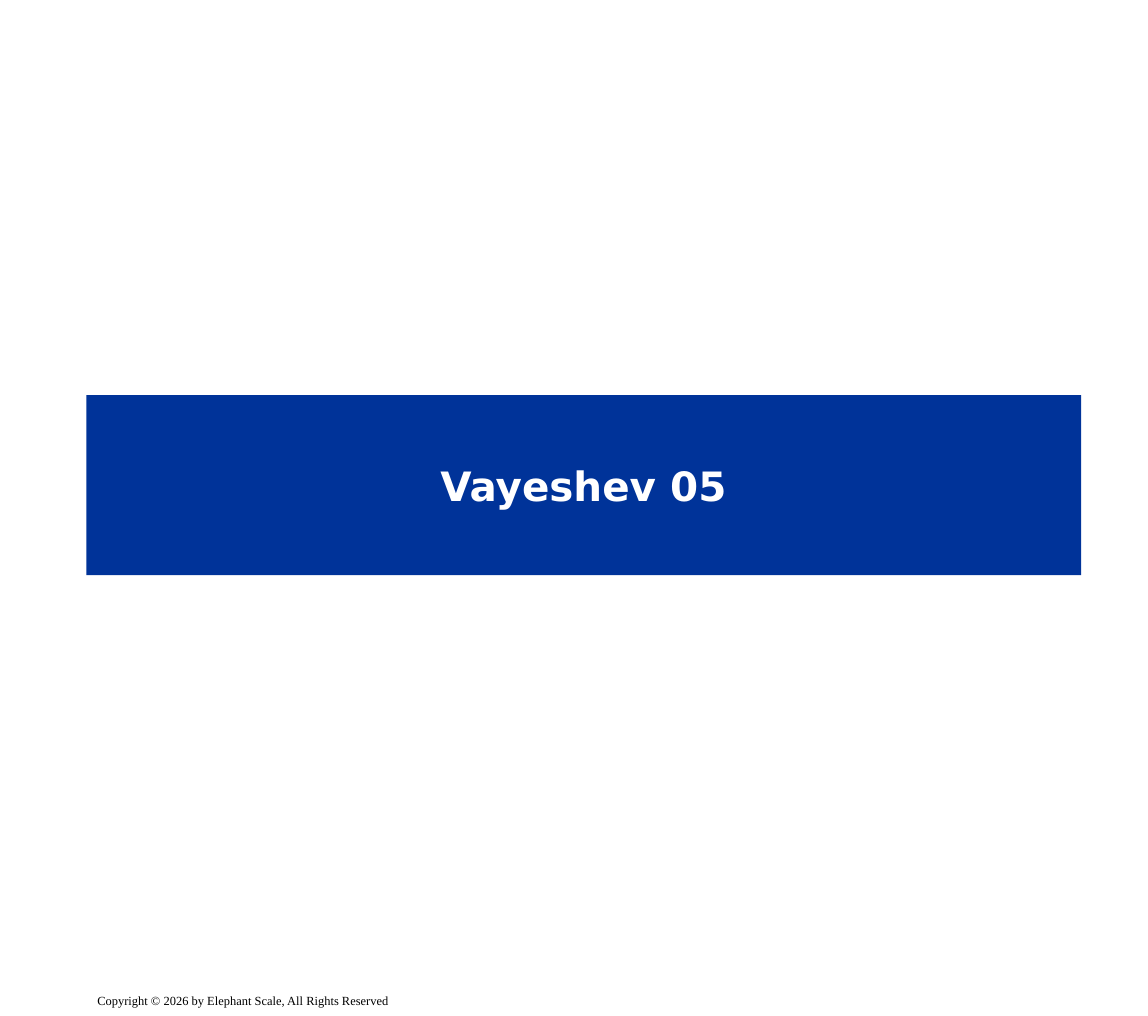
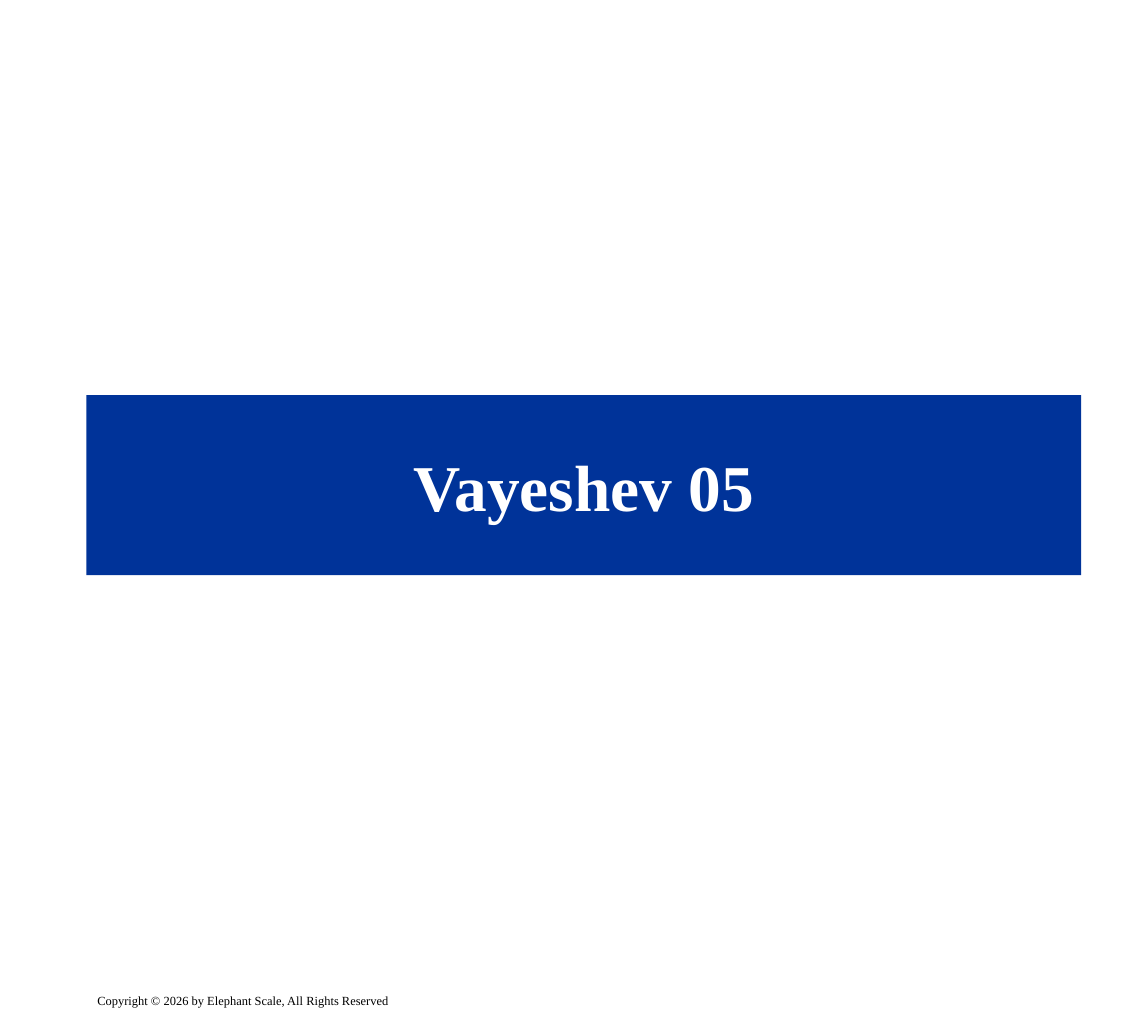
Before and after one commit to markkerzner/Chumash-ha-Arizal, a slide deck: slide 1 of Vayishlach/Slides/05.pptx. Drawn at 1148x1016 pixels with LibreOffice and Linux fonts; fonts in the diff are those of the drawing; background and template pictures are left out. Boxes give left, top, right and bottom in pixels: in the first picture for what was removed or moved away, otherwise in the second. Text is boxed around its words. In the diff, an @@ line names an element or a change of style, - is before the commit and + after.

```diff
--- a/Vayishlach/Slides/05.pptx
+++ b/Vayishlach/Slides/05.pptx
@@ title "Vayeshev 05" at [86,395,1081,576]: size 26 to 42 pt, font DejaVu Sans to Times New Roman @@
```
Also in this commit, not shown: 7 other slides changed, 1 other file.
